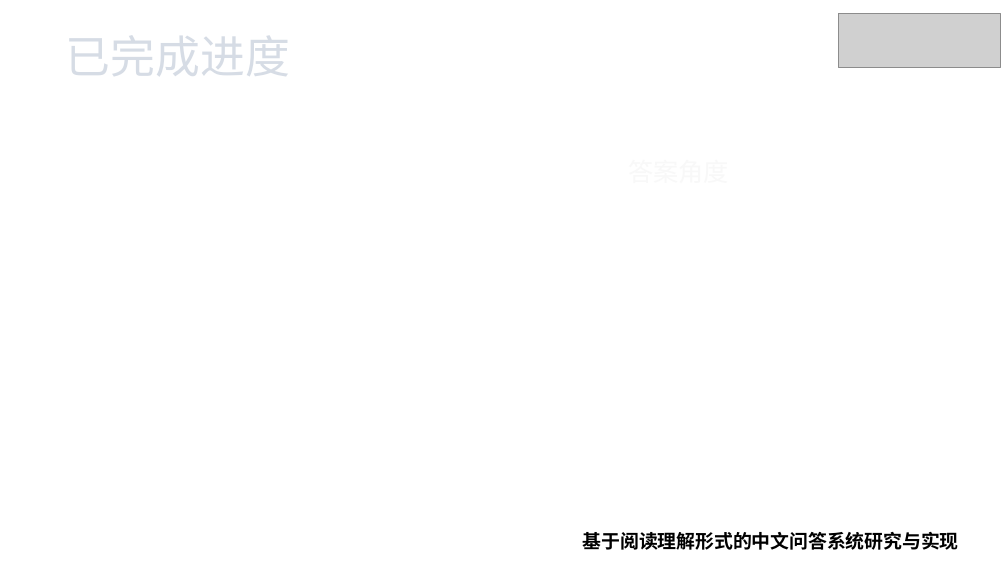
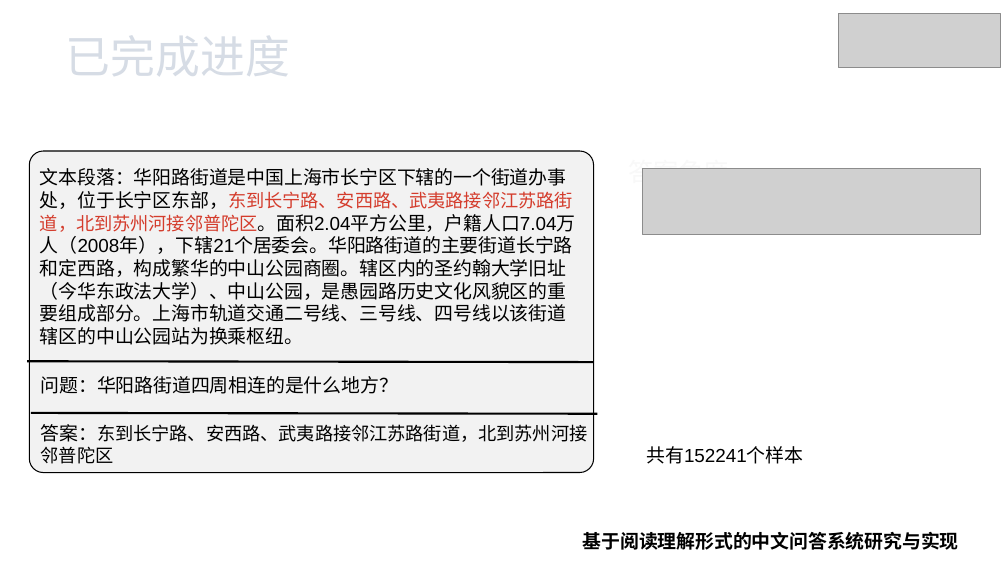
Before and after one commit to xhsun1997/ChineseMRC, a slide deck: slide 19 of 孙相会.pptx. Drawn at 1008x567 pixels with LibreOffice and Linux fonts; fonts in the diff are those of the drawing; grey boxes stand for pictures; background and template pictures are left out. Boxes give left, top, right and bottom in pixels: in the first picture for what was removed or moved away, otherwise in the second. Text is boxed around its words. In the diff, an @@ line names an element or a change of style, - is before the commit and + after.

```diff
--- a/孙相会.pptx
+++ b/孙相会.pptx
@@ rounded rectangle added at <box>29,151,594,473</box>, fill #F2F2F2, outline #000000 0.75 pt @@
@@ text added at <box>40,168,576,345</box>, 13.5 pt, text #000000 @@
+文本段落：华阳路街道是中国上海市长宁区下辖的一个街道办事处，位于长宁区东部，东到长宁路、安西路、武夷路接邻江苏路街道，北到苏州河接邻普陀区。面积2.04平方公里，户籍人口7.04万人（2008年），下辖21个居委会。华阳路街道的主要街道长宁路和定西路，构成繁华的中山公园商圈。辖区内的圣约翰大学旧址（今华东政法大学）、中山公园，是愚园路历史文化风貌区的重要组成部分。上海市轨道交通二号线、三号线、四号线以该街道辖区的中山公园站为换乘枢纽。
@@ picture added at <box>642,168,981,234</box> @@
@@ line added from (27, 361) to (594, 362), #000000 1.5 pt @@
@@ text added at <box>41,376,398,394</box>, 13.5 pt, text #000000 @@
+问题：华阳路街道四周相连的是什么地方？
@@ line added from (31, 413) to (598, 413), #000000 1.5 pt @@
@@ text added at <box>41,424,588,464</box>, 13 pt, text #000000 @@
+答案：东到长宁路、安西路、武夷路接邻江苏路街道，北到苏州河接邻普陀区
@@ text added at <box>646,446,803,464</box>, 13.5 pt, text #000000 @@
+共有152241个样本
```
Also in this commit, not shown: 1 other slide changed, 1 slide added, 1 slide removed, 23 other files.
